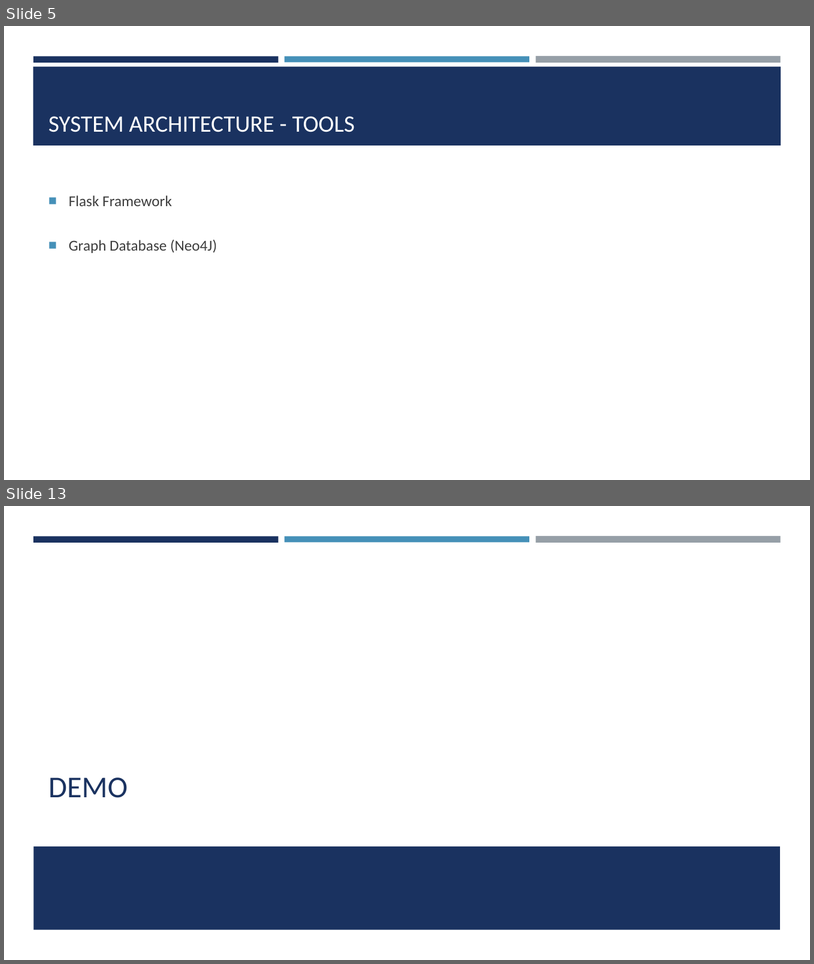
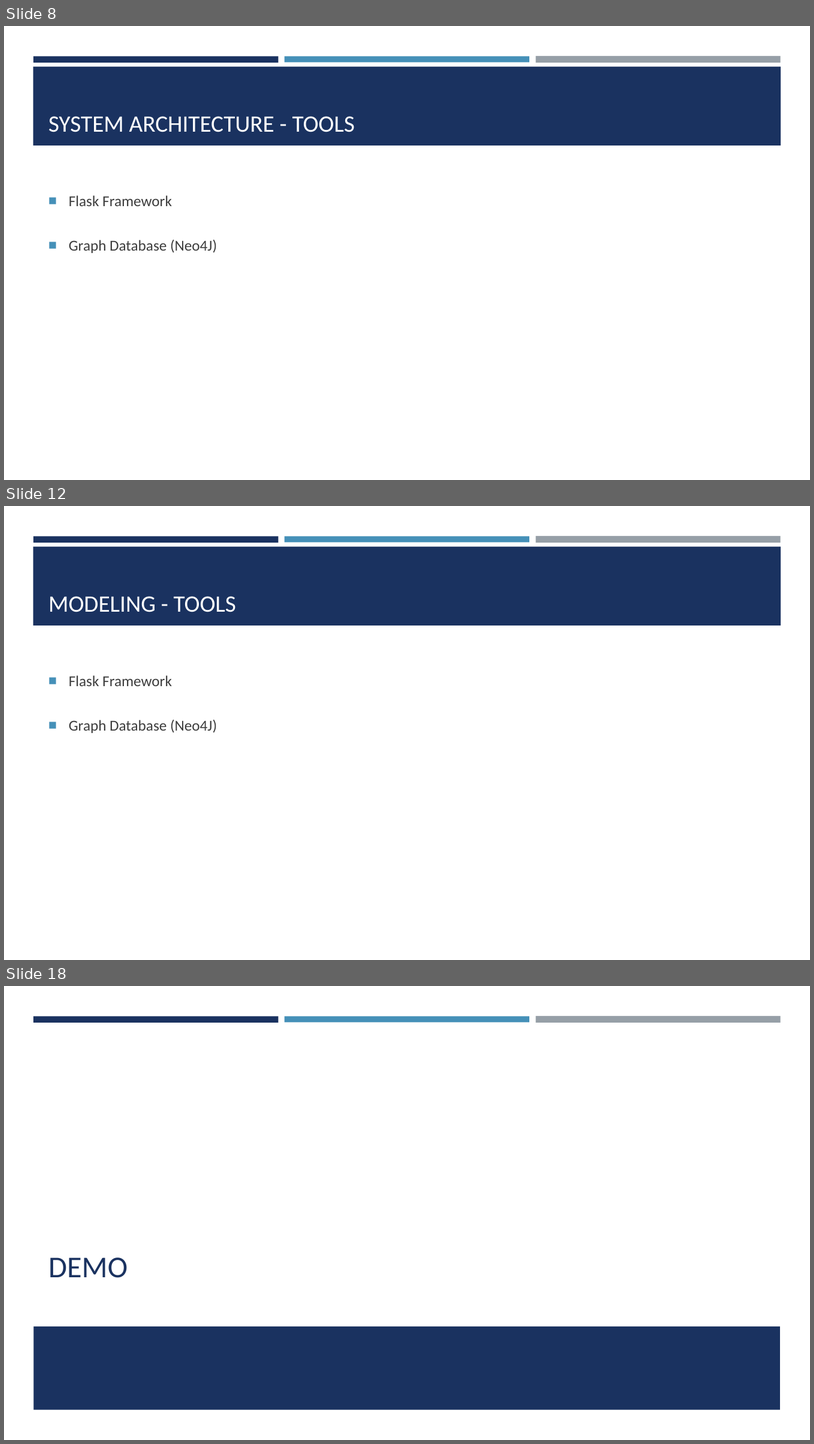
Before and after one commit to seakmengc/find_me, a slide deck: docs/find_me.pptx. Shown one above the other, each under a label of ours: slides 5 and 13 before the commit, slides 8, 12 and 18 after it; the slides between them are not shown. The pictures are 814x964 and 814x1444 pixels, drawn with LibreOffice and Linux fonts; fonts in the diff are those of the drawing; background and template pictures are left out. Boxes give left, top, right and bottom in pixels: in the first picture for what was removed or moved away, otherwise in the second. Text is boxed around its words. In the diff, an @@ line names an element or a change of style, - is before the commit and + after.

```diff
--- a/docs/find_me.pptx
+++ b/docs/find_me.pptx
@@ slide 12 added at [4, 506, 810, 960], background #FFFFFF; not listed: 4 template elements that a slide beside it also shows @@
@@ title added at [48, 596, 236, 612], 28 pt, text #FFFFFF @@
+MODELING - TOOLS
@@ text added at [69, 675, 217, 733], 18 pt, text #3D3D3D @@
+■ Flask Framework
+■ Graph Database (Neo4J)
@@ what was slide 5 is now slide 8 @@
@@ what was slide 13 is now slide 18 @@
```
Also in this commit, not shown: 5 slides changed, 9 other slides added, 3 slides removed, 3 other files.
